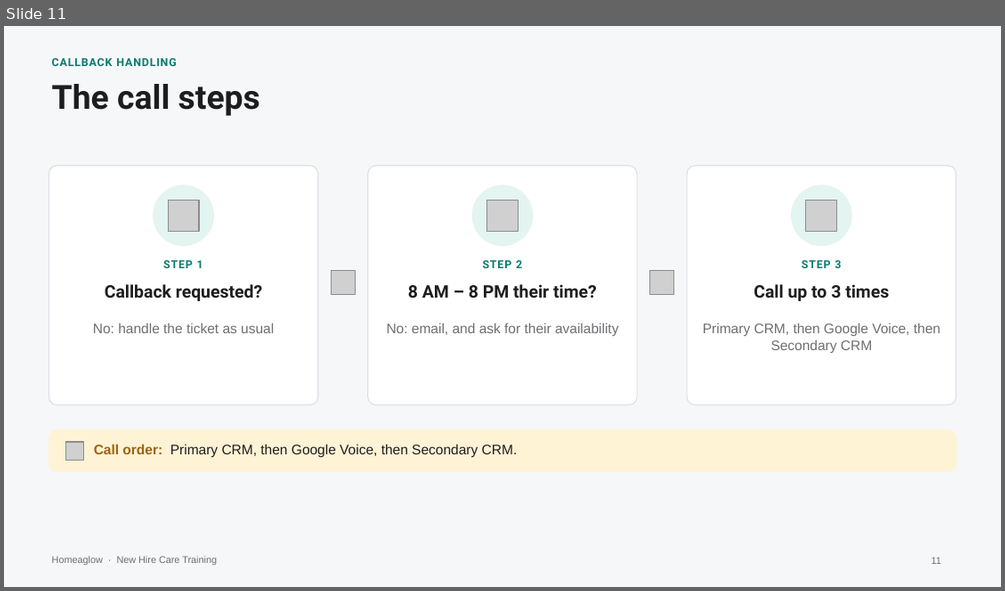
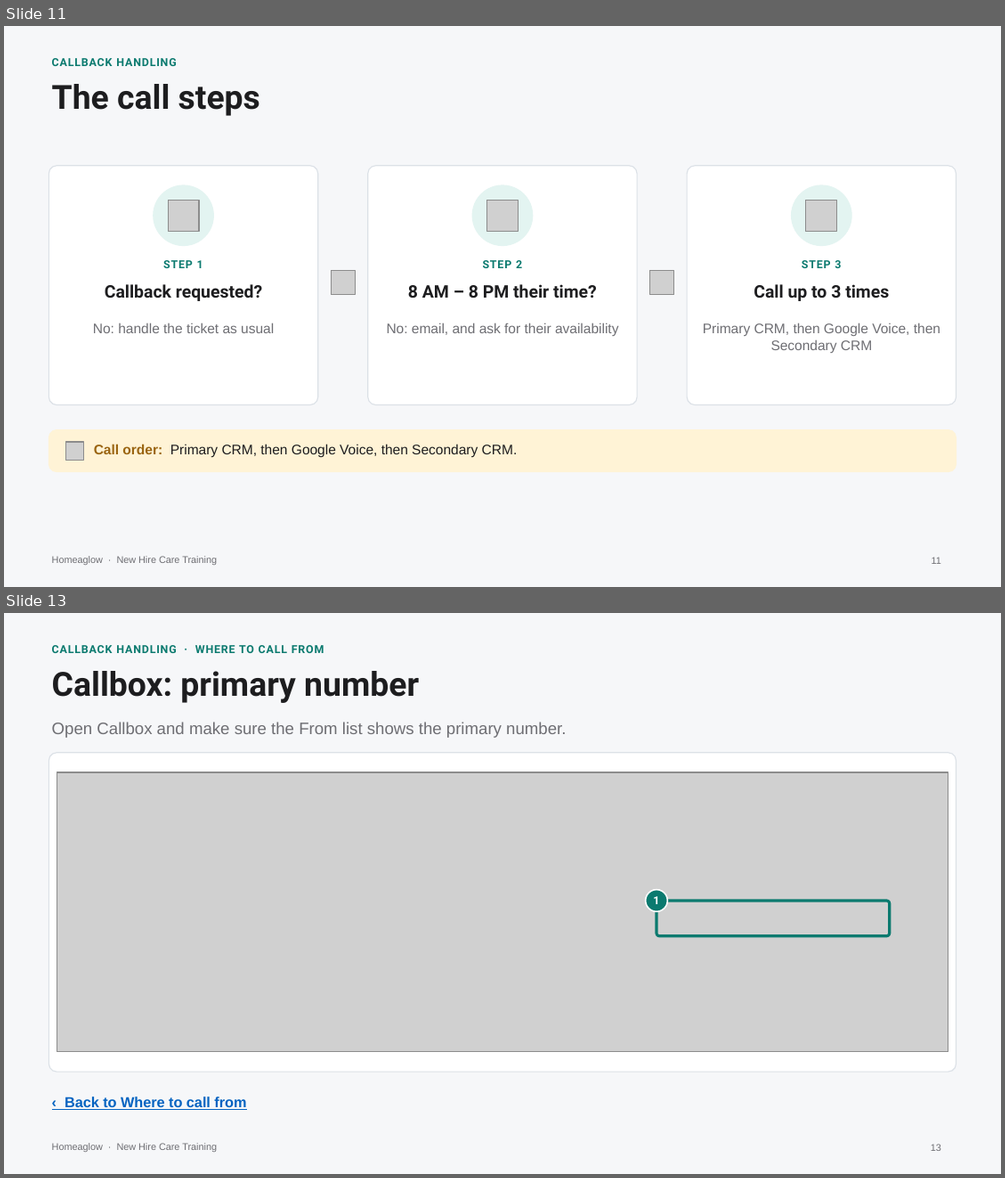
Before and after one commit to anjulimichelle/training, a slide deck: platform-mechanics/platform-operating-mechanics.pptx. Shown one above the other, each under a label of ours: slide 11 before the commit, slides 11 and 13 after it; the slides between them are not shown. The pictures are 1005x591 and 1005x1178 pixels, drawn with LibreOffice and Linux fonts; fonts in the diff are those of the drawing; grey boxes stand for pictures. Boxes give left, top, right and bottom in pixels: in the first picture for what was removed or moved away, otherwise in the second. Text is boxed around its words. In the diff, an @@ line names an element or a change of style, - is before the commit and + after.

```diff
--- a/platform-mechanics/platform-operating-mechanics.pptx
+++ b/platform-mechanics/platform-operating-mechanics.pptx
@@ slide 13 added at [4,613,1001,1174], background #F6F7F9; not listed: 1 template element that a slide beside it also shows @@
@@ text added at [52,645,324,653], 8 pt, text #0B7A6F, bold @@
+CALLBACK HANDLING · WHERE TO CALL FROM
@@ text added at [52,671,419,703], 24 pt, text #1D1D1F, bold @@
+Callbox: primary number
@@ text added at [52,722,566,738], 12 pt, text #6E6E73 @@
+Open Callbox and make sure the From list shows the primary number.
@@ rounded rectangle added at [48,753,956,1071], fill #FFFFFF, outline #DCE1E7 0.75 pt @@
@@ picture added at [57,772,948,1052] @@
@@ ellipse added at [645,889,667,911], fill #0B7A6F, outline #FFFFFF 1 pt @@
@@ text added at [653,896,659,904], 8 pt, text #FFFFFF, bold @@
+1
@@ rounded rectangle added at [655,900,890,936], outline #0B7A6F 2 pt @@
@@ text added at [65,1096,246,1110], 10.5 pt, text #0563C1, bold, underline @@
+‹ Back to Where to call from
@@ page number added at [930,1143,941,1151], 7 pt, text #6E6E73 @@
+13
```
Also in this commit, not shown: 1 slide changed, 2 other slides added, 5 other files.
